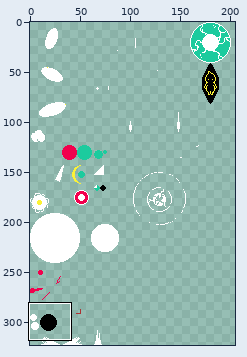
File history of a pixel-art file, artfiles/tx_particles.ase. The picture above shows the old version from afar; the outline marks the close-up.
Close-up. Old version:
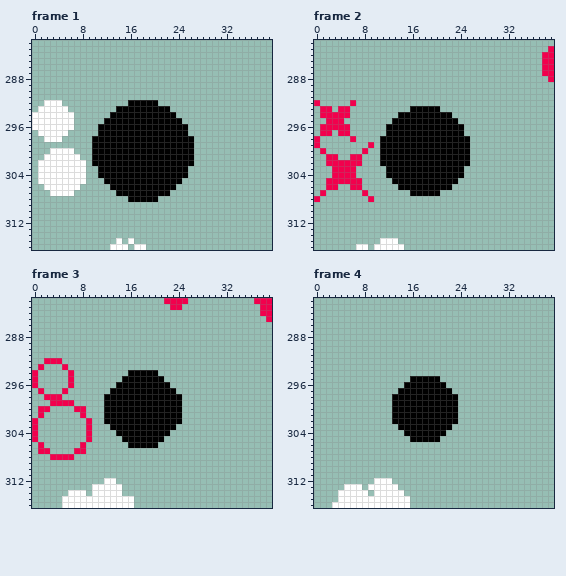
210x323 pixels, 10 frames. Shown: frame 1: x 0..39, y 282..316; frame 2: x 0..39, y 282..316; frame 3: x 0..39, y 282..316; frame 4: x 0..39, y 282..316. The wide view leaves out empty margins. The commit also changed other frames or places, which this record leaves out.
The result:
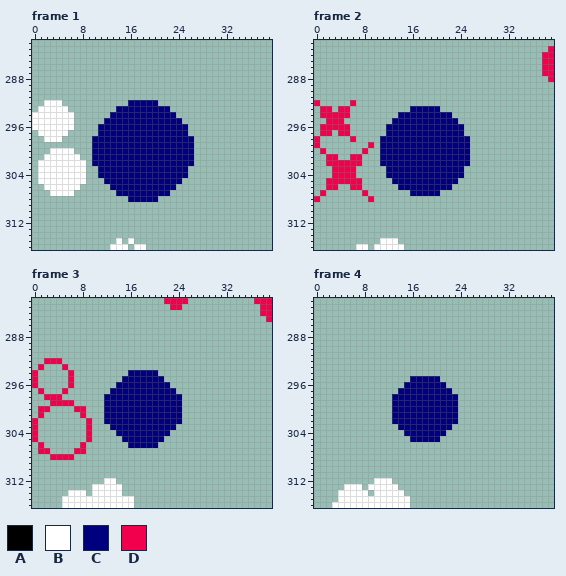
Palette (. is transparent): A #000000  B #ffffff  C #00007e  D #f2004d
The exact change:
Frame 1, layer "Layer 6":
The edit turns colour A into colour C in row 292 at x 16 to 20; in row 293 at x 14 to 22; in row 294 at x 13 to 23; in row 295 at x 12 to 24; in rows 296 to 297 at x 11 to 25; in rows 298 to 302 at x 10 to 26.
The edit turns colour A into colour C in rows 303 to 304 at x 11 to 25; in row 305 at x 12 to 24; in row 306 at x 13 to 23; in row 307 at x 14 to 22; in row 308 at x 16 to 20.
Frame 2, layer "Layer 6":
The edit turns colour A into colour C in row 293 at x 16 to 20; in row 294 at x 14 to 22; in row 295 at x 13 to 23; in rows 296 to 297 at x 12 to 24; in rows 298 to 302 at x 11 to 25; in rows 303 to 304 at x 12 to 24.
The edit turns colour A into colour C in row 305 at x 13 to 23; in row 306 at x 14 to 22; in row 307 at x 16 to 20.
Frame 3, layer "Layer 6":
The edit turns colour A into colour C in row 294 at x 16 to 20; in row 295 at x 15 to 21; in row 296 at x 14 to 22; in row 297 at x 13 to 23; in rows 298 to 302 at x 12 to 24; in row 303 at x 13 to 23.
The edit turns colour A into colour C in row 304 at x 14 to 22; in row 305 at x 15 to 21; in row 306 at x 16 to 20.
Frame 4, layer "Layer 6":
The edit turns colour A into colour C in row 295 at x 16 to 20; in row 296 at x 15 to 21; in row 297 at x 14 to 22; in rows 298 to 302 at x 13 to 23; in row 303 at x 14 to 22; in row 304 at x 15 to 21.
The edit turns colour A into colour C in row 305 at x 16 to 20.
Where, in picture pixels (left, top, right, bottom), the same in both close-ups:
changed: (92, 100, 194, 202)
changed: (380, 106, 470, 196)
changed: (104, 370, 182, 448)
changed: (392, 376, 458, 442)
